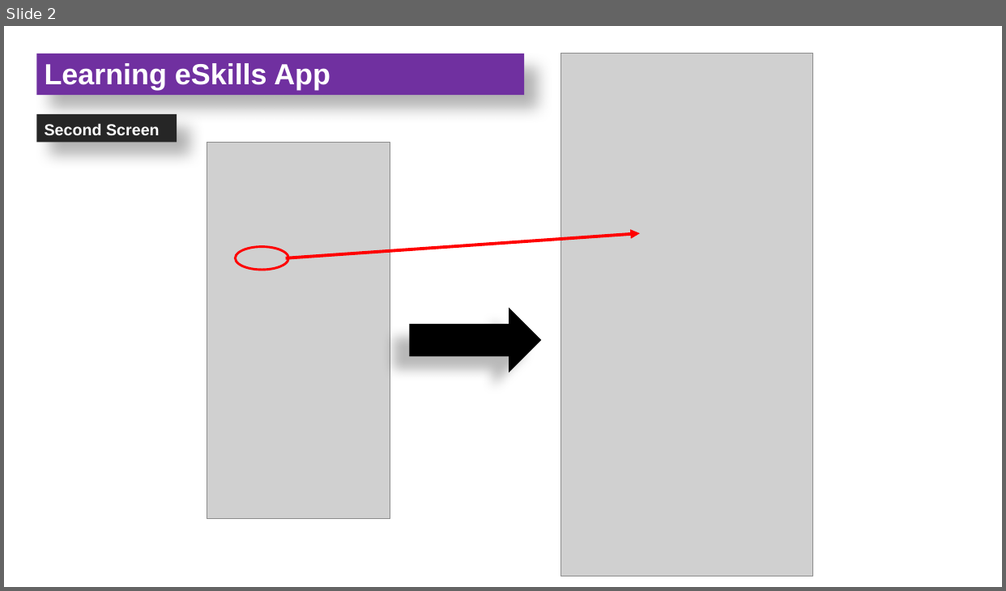
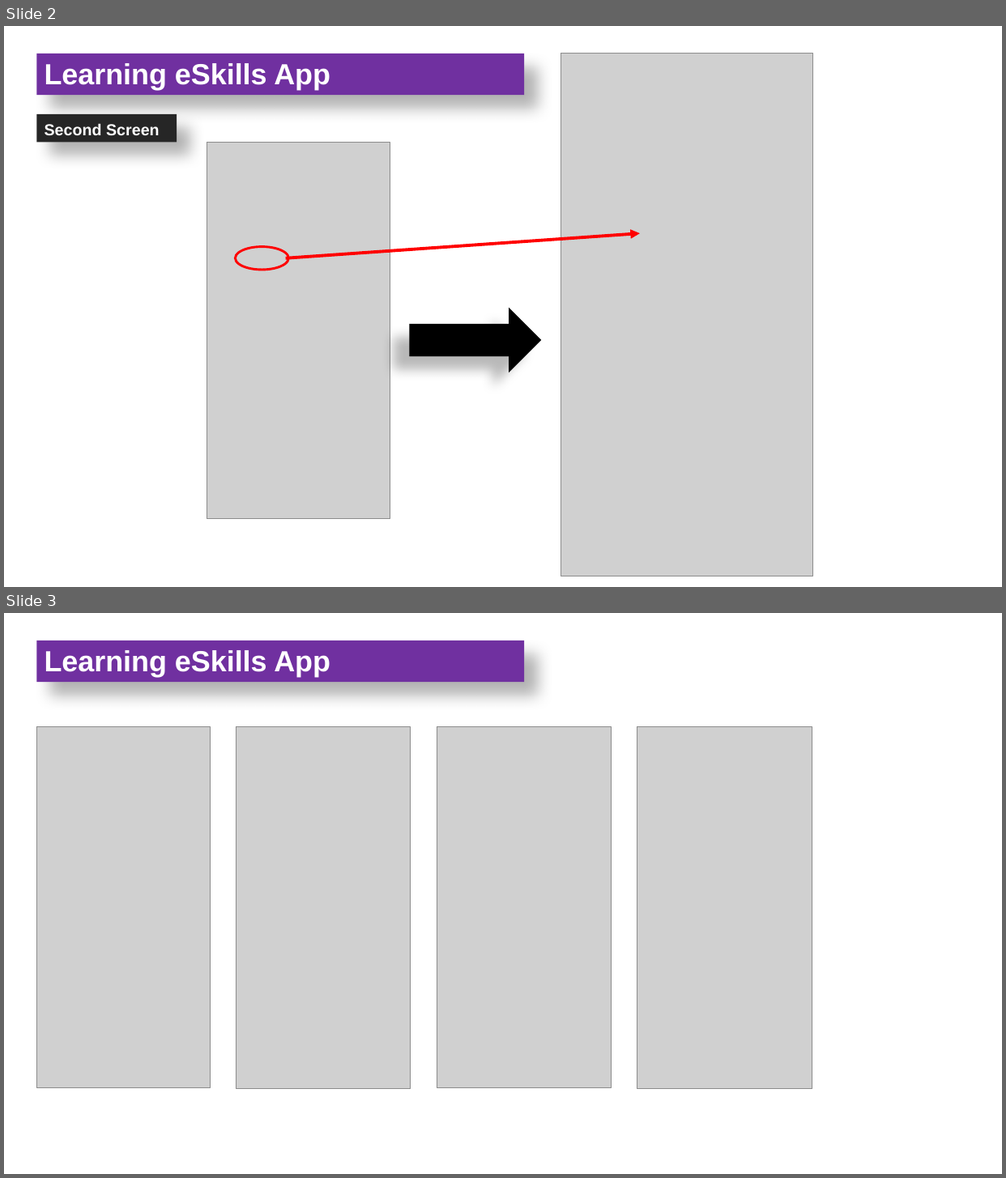
Before and after one commit to bsef19a507/Mobile_Computing_Learning_App, a slide deck: Pdf/learningApp.pptx. Shown one above the other, each under a label of ours: slide 2 before the commit, slides 2 and 3 after it. The pictures are 1006x591 and 1006x1178 pixels, drawn with LibreOffice and Linux fonts; fonts in the diff are those of the drawing; grey boxes stand for pictures. Boxes give left, top, right and bottom in pixels: in the first picture for what was removed or moved away, otherwise in the second. Text is boxed around its words. In the diff, an @@ line names an element or a change of style, - is before the commit and + after.

Commit message:
Added More Pics to pdf file

```diff
--- a/Pdf/learningApp.pptx
+++ b/Pdf/learningApp.pptx
@@ slide 3 added at (4,613,1002,1174), background #FFFFFF @@
@@ title added at (37,641,524,682), fill #7030A0, 28 pt, text #FFFFFF, bold @@
+Learning eSkills App
@@ picture added at (37,726,211,1088) @@
@@ picture added at (236,726,410,1089) @@
@@ picture added at (437,726,612,1088) @@
@@ picture added at (637,726,812,1089) @@
```
